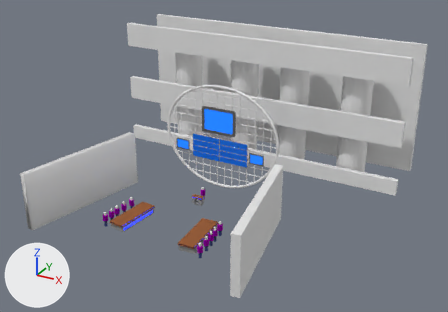
The Blender file models/wip/set.blend as it was, and as the next commit left it.
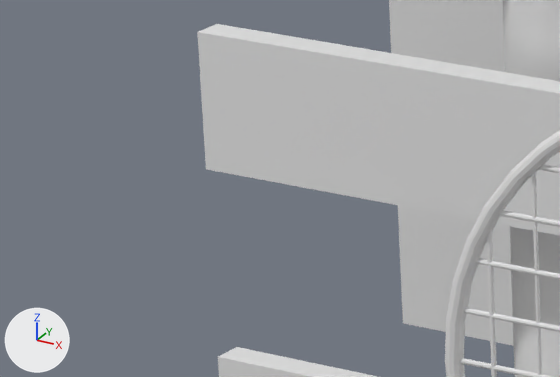
The first picture shows the older version from a camera (50 mm lens) standing at (36.2, -59.8, 36.9) and looking at (1.9, 2.4, 5.8). The close-ups show both versions on the part from 22% to 41% of the width and 23% to 41% of the height of that picture; other places that the commit changed are outside them. Every picture has the same lights, and +X, +Y and +Z are marked at lower left.
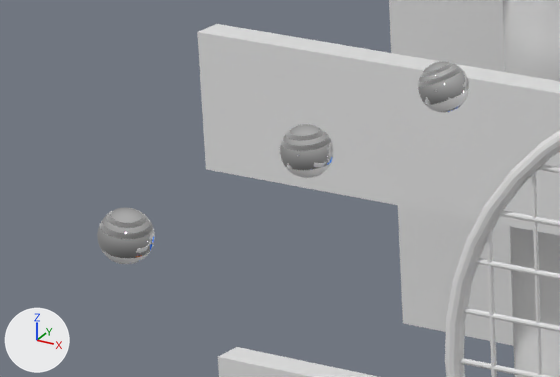
The change, as a list of edits to the scene's bpy script:
```text
Add mat_brushed_metal:
    mat_brushed_metal = principled_material('brushed metal')
    mat_brushed_metal.base_color = (0.8, 0.8, 0.8)  # white #e7e7e7
    mat_brushed_metal.metallic = 1.0
    mat_brushed_metal.roughness = 1.0
    mat_brushed_metal.specular_ior_level = 0.0
Add mat_reflectiveplastic:
    mat_reflectiveplastic = principled_material('reflectiveplastic')
    mat_reflectiveplastic.base_color = (1.0, 1.0, 1.0)  # white #ffffff
    mat_reflectiveplastic.roughness = 0.0
    mat_reflectiveplastic.specular_ior_level = 0.0
Add mat_mirror:
    mat_mirror = principled_material('mirror')
    mat_mirror.base_color = (0.8, 0.8, 0.8)  # white #e7e7e7
    mat_mirror.metallic = 1.0
    mat_mirror.roughness = 0.0
    mat_mirror.specular_ior_level = 0.0
Add me_sphere:
    me_sphere.from_pydata(...)  # 482 vertices, 512 faces; spans x -1.0..1.0, y -1.0..1.0, z -1.0..1.0
    me_sphere.polygons.foreach_set('use_smooth', [True] * 512)
    # faces by material slot: [352, 64, 96]
    me_sphere.materials.append(mat_mirror)  # white #e7e7e7
    me_sphere.materials.append(mat_brushed_metal)  # white #e7e7e7
    me_sphere.materials.append(mat_reflectiveplastic)  # white #ffffff
Change col_collection:
    remove col_collection.objects.link(ob_left_score)
    add col_collection.objects.link(ob_sphere)
Remove ob_left_score:
    ob_left_score = bpy.data.objects.new('left_score', me_cube_017)
    ob_left_score.location = (0.0, 0.0, 0.0)
Add ob_sphere:
    ob_sphere = bpy.data.objects.new('Sphere', me_sphere)
    ob_sphere.location = (0.0, 0.0, 0.0)
Add ob_light_002:
    ob_light_002 = bpy.data.objects.new('light.002', None)
    ob_light_002.location = (0.0, -14.9, 17.11)
    ob_light_002.rotation_euler = (0.082, 0.18, 0.0)  # degrees (4.7, 10, 0)
    ob_light_002.scale = (0.41, 0.41, 0.41)
    ob_light_002.instance_type = 'COLLECTION'
    ob_light_002.instance_collection = col_collection
Add ob_light_001:
    ob_light_001 = bpy.data.objects.new('light.001', None)
    ob_light_001.location = (0.0, -6.64, 17.11)
    ob_light_001.rotation_euler = (0.082, -0.342, 0.0)  # degrees (4.7, -20, 0)
    ob_light_001.scale = (0.41, 0.41, 0.41)
    ob_light_001.instance_type = 'COLLECTION'
    ob_light_001.instance_collection = col_collection
Add ob_light:
    ob_light = bpy.data.objects.new('light', None)
    ob_light.location = (0.0, -10.41, 17.11)
    ob_light.rotation_euler = (0.082, 0.0, 0.0)  # degrees (4.7, 0, 0)
    ob_light.scale = (0.41, 0.41, 0.41)
    ob_light.instance_type = 'COLLECTION'
    ob_light.instance_collection = col_collection
```

Pixel boxes [x1, y1, x2, y2] of what changed, in the close-ups (560 x 377 px):
'light.002', added: after [97, 208, 155, 264]
'light', added: after [280, 124, 334, 178]
'light.001', added: after [418, 61, 469, 113]
